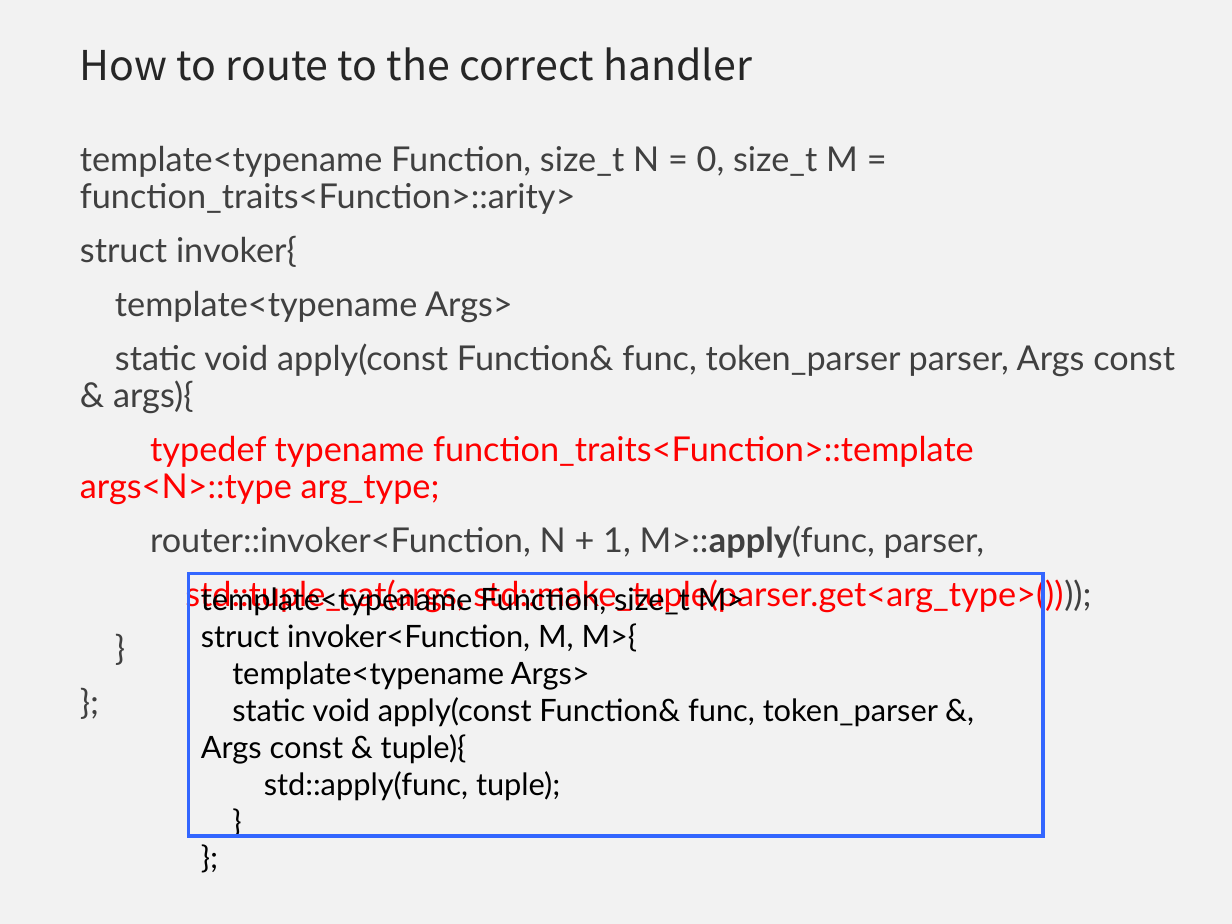
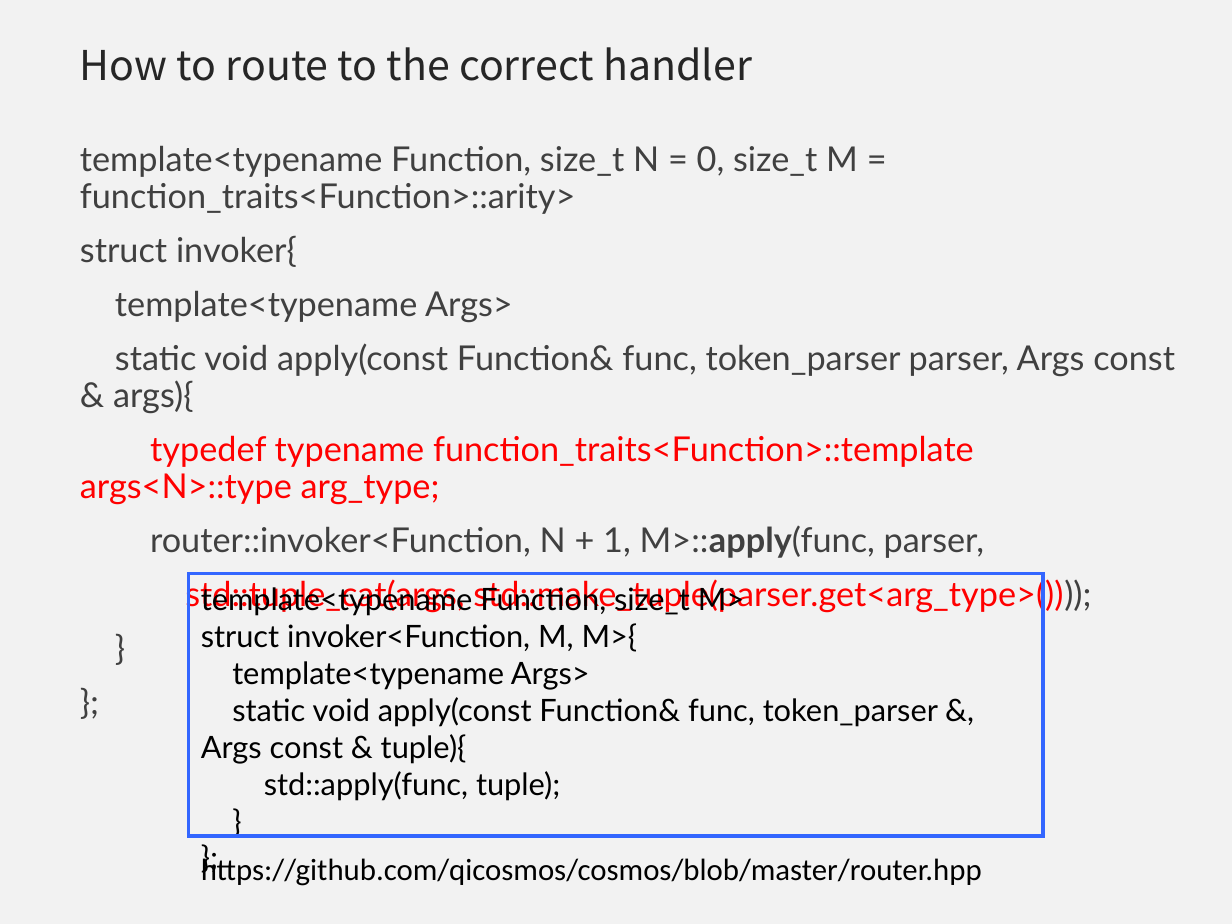
Before and after one commit to qicosmos/cppnow2017-ppt, a slide deck: slide 31 of An easy to use RPC framework implemented by c++11 and c++14 - shorter.pptx (slide 32 before the commit). Drawn at 1232x924 pixels with LibreOffice and Linux fonts; fonts in the diff are those of the drawing; background and template pictures are left out. Boxes give left, top, right and bottom in pixels: in the first picture for what was removed or moved away, otherwise in the second. Text is boxed around its words. In the diff, an @@ line names an element or a change of style, - is before the commit and + after.

```diff
--- a/An easy to use RPC framework implemented by c++11 and c++14 - shorter.pptx
+++ b/An easy to use RPC framework implemented by c++11 and c++14 - shorter.pptx
@@ text added at bbox=[201, 855, 982, 886], 18 pt, text #000000 @@
+https://github.com/qicosmos/cosmos/blob/master/router.hpp
```
Also in this commit, not shown: 10 other slides changed, 1 slide added, 1 slide removed.
